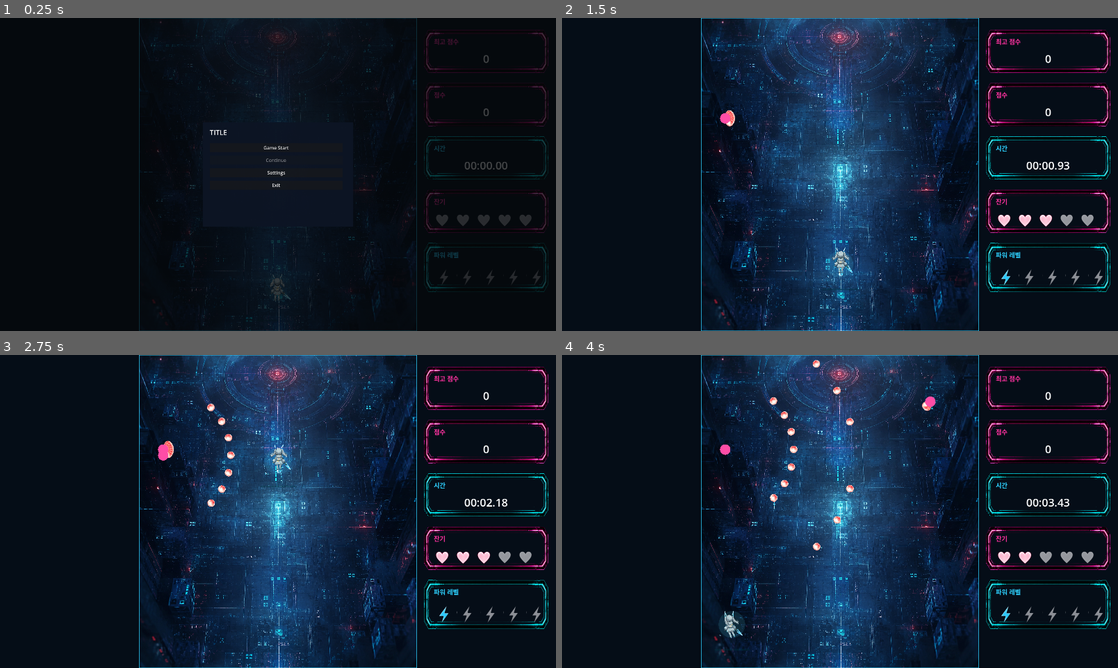
Above: before the commit, frames 1-4 (two rows, left to right).
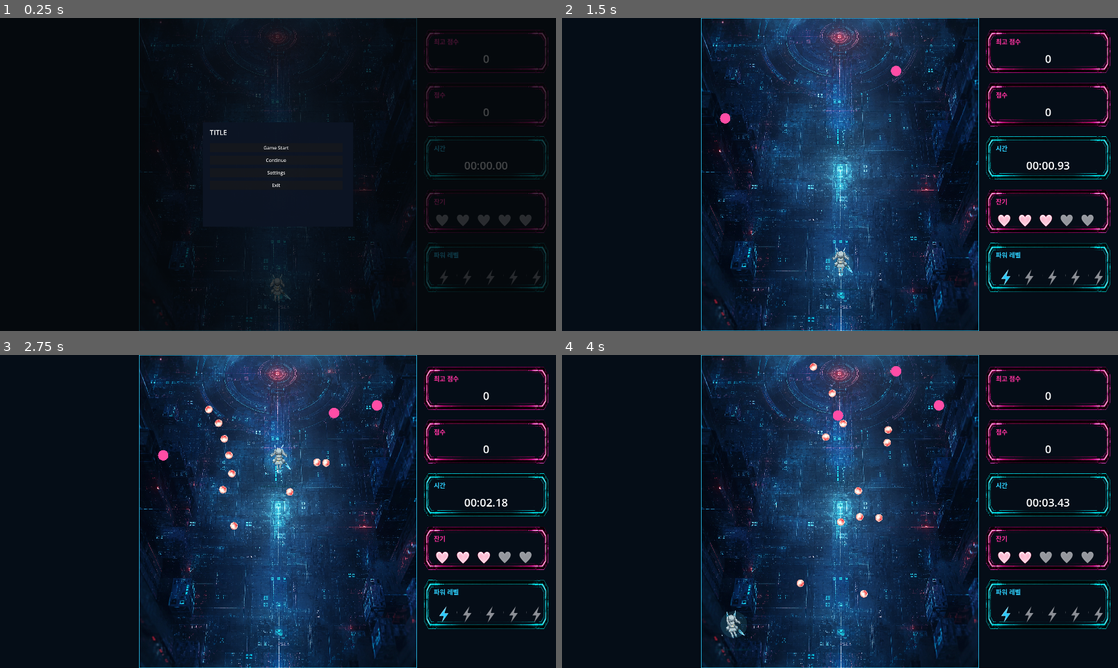
Above: after the commit, the same moments.

Repository: 20230933/project-R
Game: Godot game, scene res://scenes/main.tscn
The game is run twice, just before and just after one commit, with the same random seed, the same clock (stepped at 60 frames per second) and the same inputs.
Inputs (mouse positions are in pixels of both pictures, inside the frame that each line leads up to):
- Up to frame 1 (0.25 s): no input
- Up to frame 2 (1.5 s): click "Game Start" at 0.5 s; tap Enter at 1.25 s; move the mouse to (812, 237) at 1.27 s; hold Up (move_up) from 1.28 s (still down); tap X (format) at 1.35 s; click (812, 237) at 1.42 s
- Up to frame 3 (2.75 s): keep holding Up (move_up); move the mouse to (444, 558) at 2.02 s; tap Shift (focus) at 2.1 s; click (444, 558) at 2.17 s; tap X (format) at 2.3 s
- Up to frame 4 (4 s): move the mouse to (673, 464) at 2.77 s; release Up (move_up) at 2.78 s; hold Left (move_left) from 2.78 s (still down); tap X (format) at 2.85, 3.8 s; click (673, 464) at 2.92 s; move the mouse to (867, 511) at 3.52 s; tap Z (shoot) at 3.6 s; click (867, 511) at 3.67 s

The runs differ from the first frame. In frame 1, less than 0.1% of the frame differs, in the area x 47-52%, y 44-46%; in frame 2, 0.1%; in frame 3, 0.5%; in frame 4, 1.1%, in the area x 28-69%, y 1-91%.
Error after the commit: Invalid assignment of property or key 'wrap' with value of type 'bool' on a base object of type 'Label'. (res://scripts/game.gd:833)

Commit message:
일단 수정했음.

Diff:
--- a/scripts/game.gd
+++ b/scripts/game.gd
@@ -33,6 +33,9 @@
 const PLAYER_SHOT_SFX_MIN_INTERVAL := 0.12
 
 const ENEMY_POST_FIRE_HANG := 0.65
+const HP_SCORE_INITIAL := 2500
+const HP_SCORE_STEP_BASE := 1500
+const HP_SCORE_MULT := 1.6
 
 const ENEMY_PATTERN_ADD_AIMED := 0
 const ENEMY_PATTERN_ADD_FAN := 1
@@ -144,6 +147,7 @@
 	var format_flash_until := 0.0
 	var hp_score_next := 0
 	var hp_score_step := 0
+	var item_attract_until := 0.0
 
 class Bullet:
 	var active := false
@@ -280,10 +284,11 @@
 	queue_redraw()
 
 func _draw() -> void:
-	draw_rect(FIELD_RECT, COLOR_FIELD)
 	if tex_bg != null:
 		var center := FIELD_RECT.position + FIELD_RECT.size * 0.5
 		_draw_tex_cover(tex_bg, center, FIELD_RECT.size)
+	else:
+		draw_rect(FIELD_RECT, COLOR_FIELD)
 	draw_rect(FIELD_RECT, COLOR_LINE, false, 2.0)
 
 	for b in player_bullets:
@@ -605,8 +610,10 @@
 
 	ui["result_overlay"] = _make_overlay(ui_layer, "RESULT", [
 		{"label": "Retry", "action": "retry"},
-		{"label": "To Title", "action": "title"}
+		{"label": "To Title", "action": "title"},
+		{"label": "Settings", "action": "settings"}
 	])
+	# result text label will be populated at end of run
 
 	ui["settings_overlay"] = _make_settings_overlay(ui_layer)
 
@@ -815,6 +822,17 @@
 		btn.name = b.action
 		btn.pressed.connect(_on_menu_action.bind(b.action))
 		list.add_child(btn)
+
+	# Special-case: result overlay gets an info label for score/time/messages
+	if title == "RESULT":
+		var info := Label.new()
+		info.name = "ResultInfo"
+		info.position = Vector2(34, 52)
+		info.size = Vector2(460, 80)
+		info.add_theme_font_size_override("font_size", 18)
+		info.wrap = true
+		panel.add_child(info)
+		ui["result_text"] = info
 
 	return overlay
 
@@ -859,7 +877,17 @@
 	state.has_progress = false
 	if bgm_player != null and bgm_player.playing:
 		bgm_player.stop()
+	# Populate result text with clear/fail details
+	if ui.has("result_text"):
+		var txt: Label = ui["result_text"]
+		if clear:
+			txt.text = "GAME CLEAR\nScore: " + str(state.score) + "\nTime: " + _format_time(state.time) + "\n\nPress any key to return to title."
+		else:
+			txt.text = "GAME OVER\nYou failed the mission.\n\nUse the buttons to Retry, go to Title, or open Settings."
 	ui["result_overlay"].visible = true
+	ui["pause_overlay"].visible = false
+	ui["title_overlay"].visible = false
+	ui["settings_overlay"].visible = false
 	ui["pause_overlay"].visible = false
 	ui["title_overlay"].visible = false
 	ui["settings_overlay"].visible = false
@@ -920,6 +948,19 @@
 	_apply_audio_settings()
 	_apply_display_settings()
 	_close_settings()
+
+func _unhandled_input(event: InputEvent) -> void:
+	# If cleared, pressing any key returns to title
+	if state.game_over and state.game_cleared:
+		if event is InputEventKey and event.pressed:
+			_show_title_menu()
+			return
+
+	# If title overlay is visible, allow any key or left-click to start the game
+	if ui.has("title_overlay") and ui["title_overlay"].visible:
+		if (event is InputEventKey and event.pressed) or (event is InputEventMouseButton and event.pressed and event.button_index == 1):
+			_start_game(true)
+			return
 
 func _sync_settings_ui() -> void:
 	var bgm_slider: HSlider = ui["settings_bgm"]
@@ -1201,7 +1242,7 @@
 	if level >= 4:
 		damage = 8.0
 	if level == 5:
-		damage = 9.0
+		damage = 11.0
 	if _format_active():
 		damage *= 2.0
 
@@ -1235,11 +1276,12 @@
 			# Straight + slight curves left/right.
 			return [-12.0, 0.0, 12.0]
 		4:
-			# Clean 4-way spread.
-			return [-10.0, -4.0, 4.0, 10.0]
+			# Two center shots straight, plus two outer angles.
+			# outer-left, two centers, outer-right so centers sit in the middle
+			return [-12.0, 0.0, 0.0, 12.0]
 		5:
-			# Tight 5-way for stable feel at max level.
-			return [-12.0, -6.0, 0.0, 6.0, 12.0]
+			# Same pattern as level 4, but stronger damage.
+			return [-12.0, 0.0, 0.0, 12.0]
 		_:
 			return [0.0]
 
@@ -1302,17 +1344,12 @@
 	for b: Bullet in enemy_bullets:
 		if not b.active:
 			continue
-		if b.source == BulletSource.BOSS and boss != null and boss.segment <= BOSS_LAST_SEGMENT:
-			var spd: float = b.vel.length()
-			if spd > 1.0:
-				var dir := (player.pos - b.pos).normalized()
-				b.vel = b.vel.lerp(dir * spd, BOSS_BULLET_HOMING)
 		b.pos += b.vel * delta
 		if not FIELD_RECT.has_point(b.pos):
 			b.active = false
 
 func _update_items(delta: float) -> void:
-	var attract: bool = _format_active() or _power_level() == 5
+	var attract: bool = _format_active() or _power_level() == 5 or state.time < state.item_attract_until
 	for it: Item in items:
 		if not it.active:
 			continue
@@ -1472,6 +1509,8 @@
 			_spawn_pattern_aimed()
 		else:
 			_spawn_pattern_fan()
+		if rng.randf() < 0.25:
+			_spawn_preboss_extra(time_sec)
 		return
 	if time_sec < 75.0:
 		if r < 0.45:
@@ -1480,6 +1519,8 @@
 			_spawn_pattern_ring()
 		else:
 			_spawn_pattern_cross()
+		if rng.randf() < 0.3:
+			_spawn_preboss_extra(time_sec)
 		return
 	# 75~90s: push spiral + cross, with a little aimed for rhythm.
 	if r < 0.45:
@@ -1488,6 +1529,27 @@
 		_spawn_pattern_cross()
 	else:
 		_spawn_pattern_aimed()
+	if rng.randf() < 0.35:
+		_spawn_preboss_extra(time_sec)
+
+func _spawn_preboss_extra(time_sec: float) -> void:
+	var r := rng.randf()
+	if time_sec < 60.0:
+		if r < 0.6:
+			_spawn_pattern_aimed()
+		else:
+			_spawn_pattern_fan()
+		return
+	if time_sec < 75.0:
+		if r < 0.4:
+			_spawn_pattern_ring()
+		else:
+			_spawn_pattern_aimed()
+		return
+	if r < 0.5:
+		_spawn_pattern_spiral()
+	else:
+		_spawn_pattern_cross()
 
 func _spawn_pattern_aimed() -> void:
 	var e := _spawn_pattern_base(Vector2(rng.randf_range(FIELD_RECT.position.x + 120.0, FIELD_RECT.position.x + FIELD_RECT.size.x - 120.0), -60.0))
@@ -1576,27 +1638,54 @@
 		ENEMY_PATTERN_AIMED:
 			for a in [-10.0, 0.0, 10.0]:
 				var d := dir.rotated(deg_to_rad(a)).normalized()
-				_spawn_enemy_bullet(e.pos + d * ENEMY_MUZZLE_OFFSET, d * rng.randf_range(160.0, 220.0), 6.0)
+				var spd := rng.randf_range(140.0, 220.0)
+				if rng.randf() < 0.18:
+					spd = rng.randf_range(280.0, 340.0)
+				elif rng.randf() < 0.18:
+					spd = rng.randf_range(110.0, 140.0)
+				_spawn_enemy_bullet(e.pos + d * ENEMY_MUZZLE_OFFSET, d * spd, 6.0)
+			if rng.randf() < 0.22:
+				var fast_dir := (player.pos - e.pos).normalized()
+				_spawn_enemy_bullet(e.pos + fast_dir * ENEMY_MUZZLE_OFFSET, fast_dir * 360.0, 6.0)
 		ENEMY_PATTERN_FAN:
 			var base_dir := e.fixed_dir
 			for ang in [-45.0, -30.0, -15.0, 0.0, 15.0, 30.0, 45.0]:
 				var d2 := base_dir.rotated(deg_to_rad(ang)).normalized()
-				_spawn_enemy_bullet(e.pos + d2 * ENEMY_MUZZLE_OFFSET, d2 * 170.0, 6.0)
+				var spd2 := rng.randf_range(150.0, 190.0)
+				if rng.randf() < 0.15:
+					spd2 = rng.randf_range(260.0, 310.0)
+				elif rng.randf() < 0.15:
+					spd2 = rng.randf_range(110.0, 140.0)
+				_spawn_enemy_bullet(e.pos + d2 * ENEMY_MUZZLE_OFFSET, d2 * spd2, 6.0)
 		ENEMY_PATTERN_RING:
 			var n := rng.randi_range(16, 24)
-			var spd := rng.randf_range(140.0, 180.0)
 			for i in range(n):
 				var ang2 := (TAU / float(n)) * float(i)
 				var d3 := Vector2(cos(ang2), sin(ang2))
-				_spawn_enemy_bullet(e.pos + d3 * ENEMY_MUZZLE_OFFSET, d3 * spd, 5.5)
+				var spd3 := rng.randf_range(140.0, 200.0)
+				if rng.randf() < 0.12:
+					spd3 = rng.randf_range(240.0, 300.0)
+				elif rng.randf() < 0.12:
+					spd3 = rng.randf_range(110.0, 140.0)
+				_spawn_enemy_bullet(e.pos + d3 * ENEMY_MUZZLE_OFFSET, d3 * spd3, 5.5)
 		ENEMY_PATTERN_SPIRAL:
 			var ang3 := deg_to_rad(e.spiral_angle)
 			var d4 := Vector2(cos(ang3), sin(ang3))
 			e.spiral_angle += 12.0
-			_spawn_enemy_bullet(e.pos + d4 * ENEMY_MUZZLE_OFFSET, d4 * 160.0, 5.5)
+			var spd4 := rng.randf_range(140.0, 200.0)
+			if rng.randf() < 0.12:
+				spd4 = rng.randf_range(240.0, 290.0)
+			elif rng.randf() < 0.12:
+				spd4 = rng.randf_range(110.0, 140.0)
+			_spawn_enemy_bullet(e.pos + d4 * ENEMY_MUZZLE_OFFSET, d4 * spd4, 5.5)
 		ENEMY_PATTERN_CROSS:
 			var d5 := e.fixed_dir.normalized()
-			_spawn_enemy_bullet(e.pos + d5 * ENEMY_MUZZLE_OFFSET, d5 * 200.0, 6.0)
+			var spd5 := rng.randf_range(180.0, 220.0)
+			if rng.randf() < 0.2:
+				spd5 = rng.randf_range(260.0, 320.0)
+			elif rng.randf() < 0.2:
+				spd5 = rng.randf_range(120.0, 150.0)
+			_spawn_enemy_bullet(e.pos + d5 * ENEMY_MUZZLE_OFFSET, d5 * spd5, 6.0)
 
 func _current_wave_interval(time_sec: float) -> float:
 	if time_sec < WAVE_1_END:
@@ -1826,6 +1915,8 @@
 	boss_stun_until = max(boss_stun_until, state.time + BOSS_STUN_TIME)
 	boss_anim = "stun"
 	boss_anim_t = 0.0
+	# Attract spawned items to player for a short window so they are auto-collected
+	state.item_attract_until = state.time + 2.0
 
 func _check_boss_breaks() -> void:
 	_update_boss_phase()
@@ -1865,8 +1956,10 @@
 				var t := 0.0
 				if max_r > min_r:
 					t = clampf(1.0 - ((dist - min_r) / (max_r - min_r)), 0.0, 1.0)
-				var gain := lerpf(GRAZE_CHARGE * 0.4, GRAZE_CHARGE * 1.6, t)
+				# Stronger reward for very-close grazes: scale from 0.2x to 2.2x of base
+				var gain := lerpf(GRAZE_CHARGE * 0.2, GRAZE_CHARGE * 2.2, t)
 				state.graze = min(state.graze + gain, 1.0)
+
 			b.grazed = true
 
 	for it: Item in items:
@@ -1990,14 +2083,15 @@
 func _add_score(amount: int) -> void:
 	state.score += amount
 	if _power_level() >= 5:
+		# Slower, scaling HP-award thresholds to avoid rapid life gain.
 		if state.hp_score_next <= 0:
-			state.hp_score_next = state.score + 500
-			state.hp_score_step = 500
+			state.hp_score_next = state.score + HP_SCORE_INITIAL
+			state.hp_score_step = HP_SCORE_STEP_BASE
 		while state.score >= state.hp_score_next:
 			if state.life < state.max_life:
 				state.life += 1
 			state.hp_score_next += state.hp_score_step
-			state.hp_score_step += 300
+			state.hp_score_step = int(float(state.hp_score_step) * HP_SCORE_MULT) + 100
 	if state.score > state.best_score:
 		state.best_score = state.score
 		_save_score()
